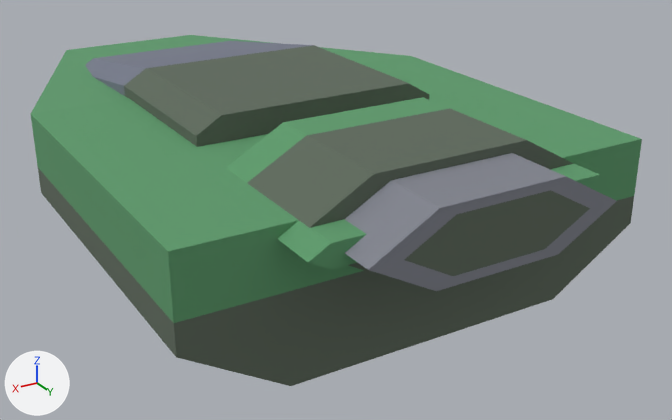
Renders of the OBJ model models/newcars/car6/car6.obj from each side of a commit.
Before and after are seen from a 50 mm lens placed at (2.17, 1.66, 1.58), pointed at (0.31, -1.44, 0.03). Every picture has the same lights, and +X, +Y and +Z are marked at lower left. Where no turn or scale is listed for an object, it has been applied to the vertices.

In view in the first picture: 'car6'.
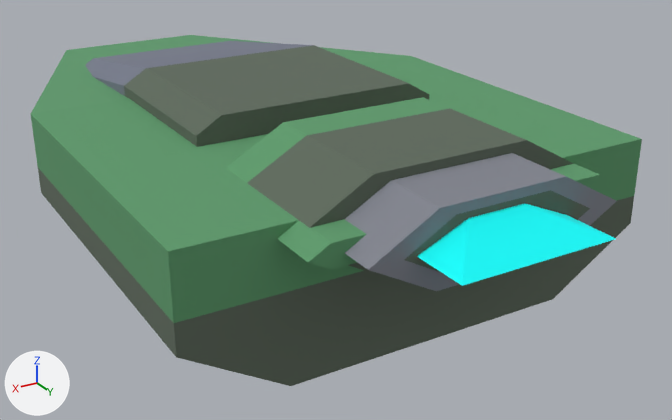
What differs and where, as boxes (x1, y1, x2, y2) in the pictures (672 x 420 px):
part 1 of me_car6, added (cyan): after (417, 204, 616, 286)

The change in detail:
Material 'custom4(Clone)' (mat_custom4_clone) is new.
Its base color is (0.0, 1.0, 1.0) (cyan #00ffff).
Its roughness is 1.0.
me_car6 has 130 vertices, 248 faces and spans x -0.4..1.4, y -3.36..-0.2, z -0.05..0.62.
me_car6 is used by ob_car6; location (0.0, 0.0, 0.0).
Verts and faces of me_car6; kept vertices keep their numbers, new ones are numbered from 130.
Part 1, on me_car6:
New vertex 130 is at (0.52, -0.32, 0.34).
New vertex 131 is at (0.25, 0.0, 0.46), pixel (616, 238).
New vertex 132 is at (0.25, -0.64, 0.46).
New vertex 133 is at (0.8, -0.64, 0.46).
New vertex 134 is at (0.8, 0.0, 0.46), pixel (462, 285).
New vertex 135 is at (0.52, -0.32, 0.58).
New faces: (130, 132, 131), (130, 134, 133), (130, 131, 134), (130, 133, 132), (131, 135, 134), (131, 132, 135) (mat_custom4_clone (cyan #00ffff)).
New faces: (132, 133, 135), (133, 134, 135) (mat_custom4_clone (cyan #00ffff)).
me_car6 now uses material mat_custom4_clone (cyan #00ffff).
